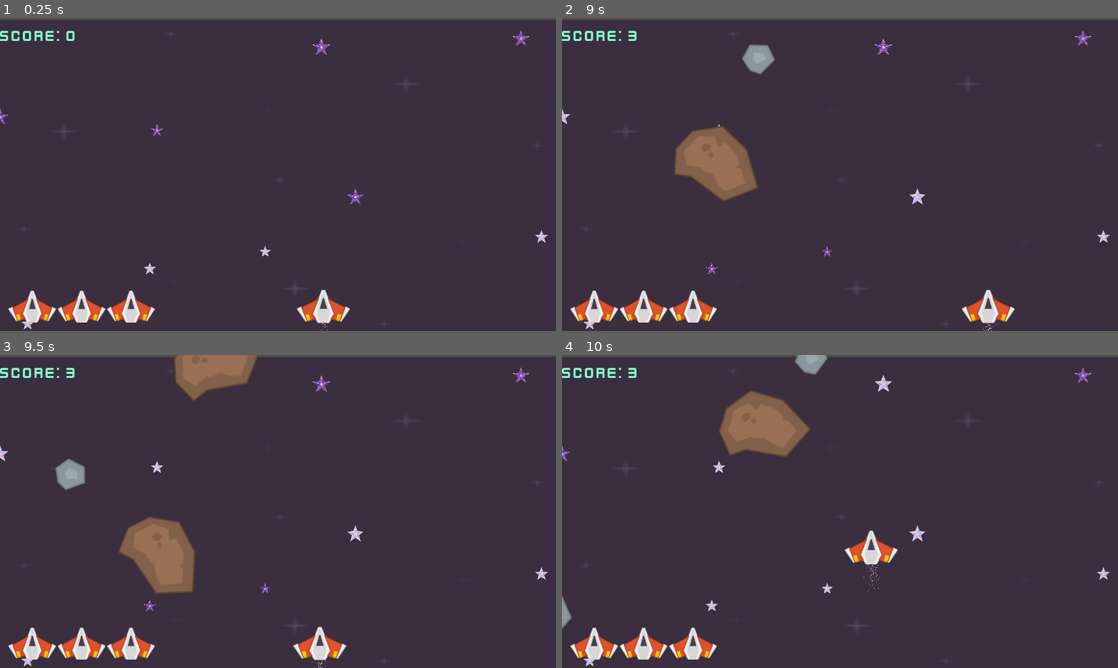
Above: before the commit, frames 1-4 (two rows, left to right).
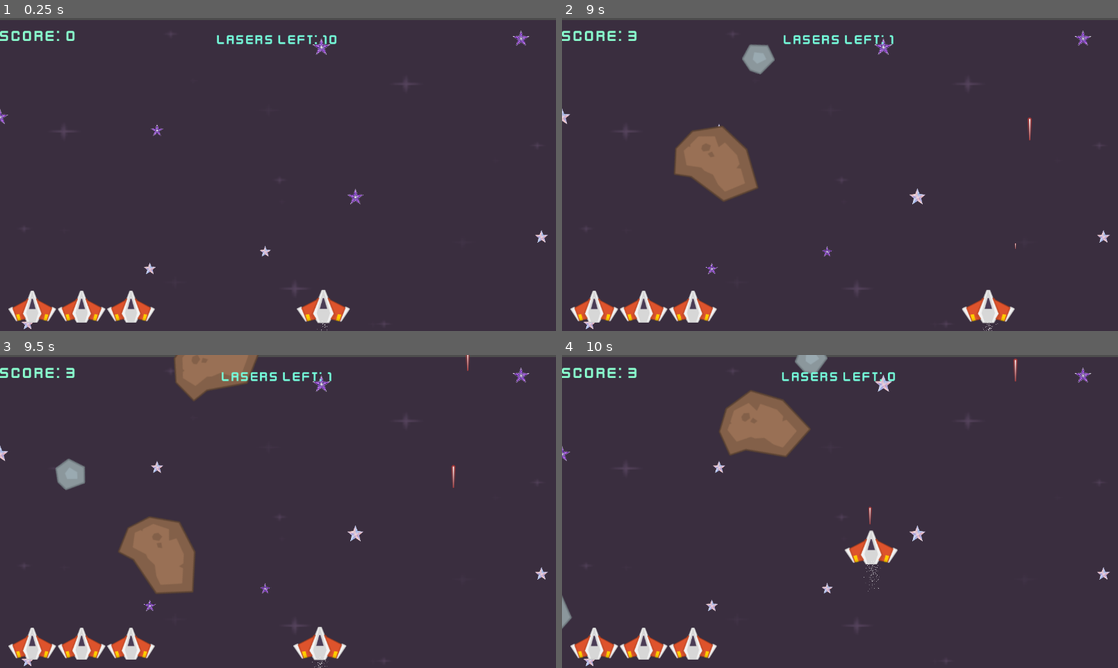
Above: after the commit, the same moments.

Repository: nonakarim/godot-space-shooter
Game: Godot game, scene res://Scenes/level.tscn
Two runs of this game, one before a commit and one after it. Both use one fixed random seed, a clock stepped at 60 frames per second and the inputs below.
Inputs:
- Up to frame 1 (0.25 s): no input
- Up to frame 2 (9 s): hold Right (KeyRight) 0.53-1.28 s; tap Space (Shoot) at 0.6, 1.55, 2.3, 2.85, 3.6, 4.55, 5.3, 5.85, 6.6, 7.55, 8.3, 8.85 s; hold Down (KeyDown) 1.28-2.03 s; tap O (Original) at 1.35, 4.35, 7.35 s; hold Right (KeyRight) 2.03-2.78 s; tap R (Replay) at 2.1, 5.1, 8.1 s; hold Up (KeyUp) 2.78-3.53 s; hold Left (KeyLeft) 3.53-5.03 s; hold Down (KeyDown) 5.03-5.78 s; hold Right (KeyRight) 5.78-6.53 s; hold Up (KeyUp) 6.53-7.28 s; hold Right (KeyRight) 7.28-8.03 s; hold Down (KeyDown) 8.03-8.78 s; hold Left (KeyLeft) from 8.78 s (still down)
- Up to frame 3 (9.5 s): keep holding Left (KeyLeft)
- Up to frame 4 (10 s): release Left (KeyLeft) at 9.53 s; hold Up (KeyUp) from 9.53 s (still down); tap Space (Shoot) at 9.6 s

The runs differ from the first frame. In frame 1, 0.3% of the frame differs, in the area x 39-61%, y 5-9%; in frame 2, 0.4%; in frame 3, 0.4%; in frame 4, 0.4%, in the area x 39-82%, y 1-55%.

Commit message:
Increase laser count on meteor collision

Diff:
--- a/Global/global.gd
+++ b/Global/global.gd
@@ -1,3 +1,4 @@
 extends Node
 
 var score = 0
+var laserCount : int = 10
--- a/Scenes/ui.tscn
+++ b/Scenes/ui.tscn
@@ -31,3 +31,20 @@
 
 [node name="HBoxContainer" type="HBoxContainer" parent="MarginContainer2"]
 layout_mode = 2
+
+[node name="MarginContainer3" type="MarginContainer" parent="."]
+anchors_preset = 5
+anchor_left = 0.5
+anchor_right = 0.5
+offset_left = -20.0
+offset_right = 20.0
+offset_bottom = 40.0
+grow_horizontal = 2
+theme_override_constants/margin_top = 33
+
+[node name="Label" type="Label" parent="MarginContainer3"]
+layout_mode = 2
+theme_override_colors/font_color = Color(0.45936406, 0.99075645, 0.85882634, 1)
+theme_override_fonts/font = ExtResource("1_qdvrb")
+theme_override_font_sizes/font_size = 32
+text = "Lasers left: "
--- a/Scripts/game_over.gd
+++ b/Scripts/game_over.gd
@@ -2,6 +2,7 @@
 
 func _ready() -> void:
 	$Score.text += str(Global.score)
+	Global.laserCount = 10
 
 func _process(delta: float) -> void:
 	if Input.is_action_just_pressed("Replay"):
--- a/Scripts/laser.gd
+++ b/Scripts/laser.gd
@@ -11,6 +11,7 @@
 	position.y -= speed * delta
 
 func _on_area_entered(area: Area2D) -> void:
+	Global.laserCount += 1
 	area.queue_free()
 	queue_free()
 	score += 1
--- a/Scripts/player.gd
+++ b/Scripts/player.gd
@@ -2,7 +2,6 @@
 
 @export var speed: int = 500
 var can_shoot : bool = true
-var laserCount : int = 10
 
 signal laser(pos)
 
@@ -18,12 +17,14 @@
 	if Input.is_action_just_pressed("Original"):
 		position = Vector2(576, 650)
 
-	if Input.is_action_just_pressed("Shoot") and can_shoot and laserCount > 0:
-		laserCount -= 1
+	if Input.is_action_just_pressed("Shoot") and can_shoot and Global.laserCount > 0:
+		Global.laserCount -= 1
 		laser.emit($LaserStartPosition.global_position)
 		can_shoot = false;
 		$LaserTimer.start()
 		$Laser_Sound.play()
+
+	get_tree().call_group("ui", "set_laser_count", Global.laserCount)
 	move_and_slide()
 
 
--- a/Scripts/ui.gd
+++ b/Scripts/ui.gd
@@ -17,3 +17,6 @@
 
 func set_score(score):
 	$MarginContainer/Label.text = "Score: " + str(score)
+
+func set_laser_count(laser):
+	$MarginContainer3/Label.text = "Lasers left: " + str(laser)
